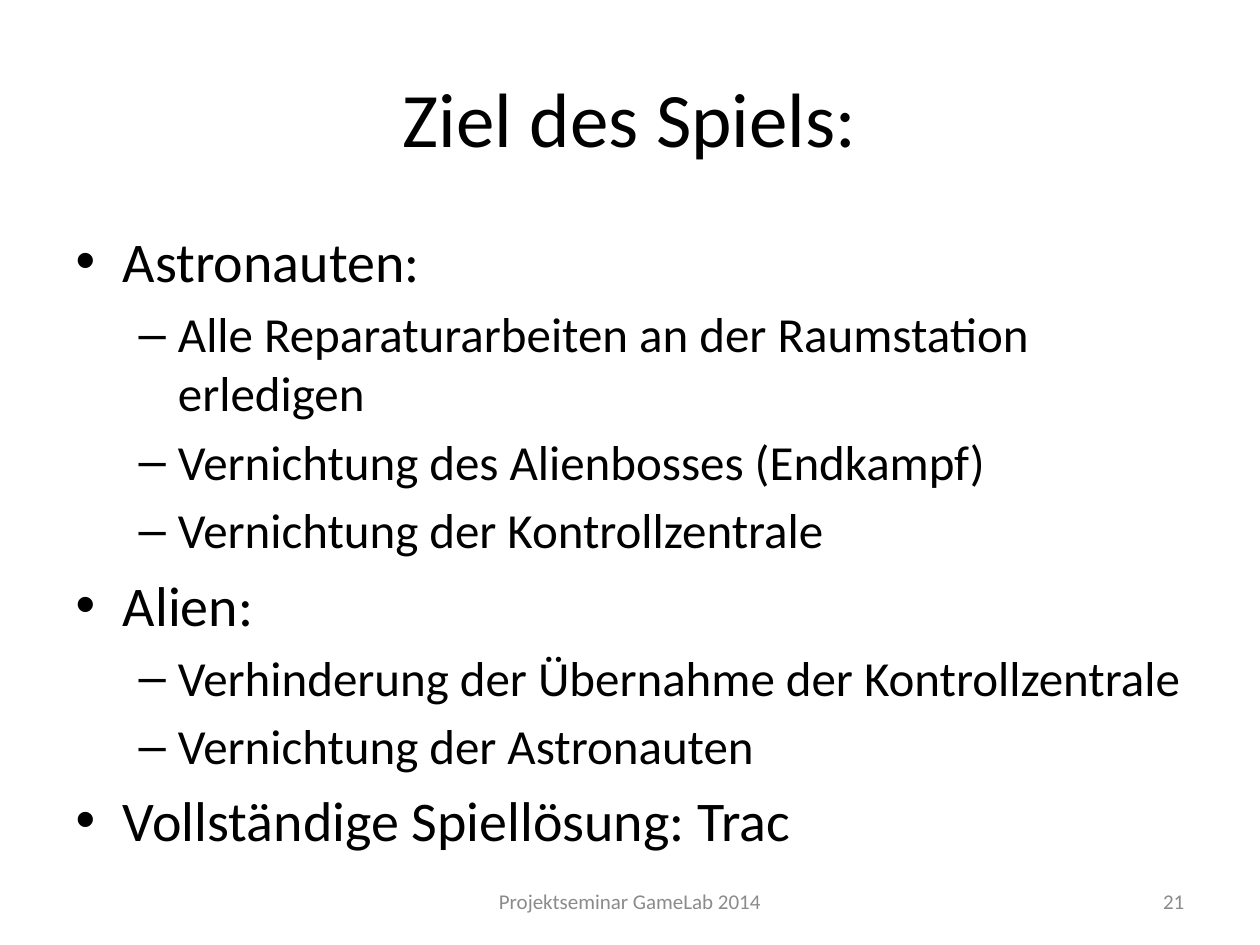
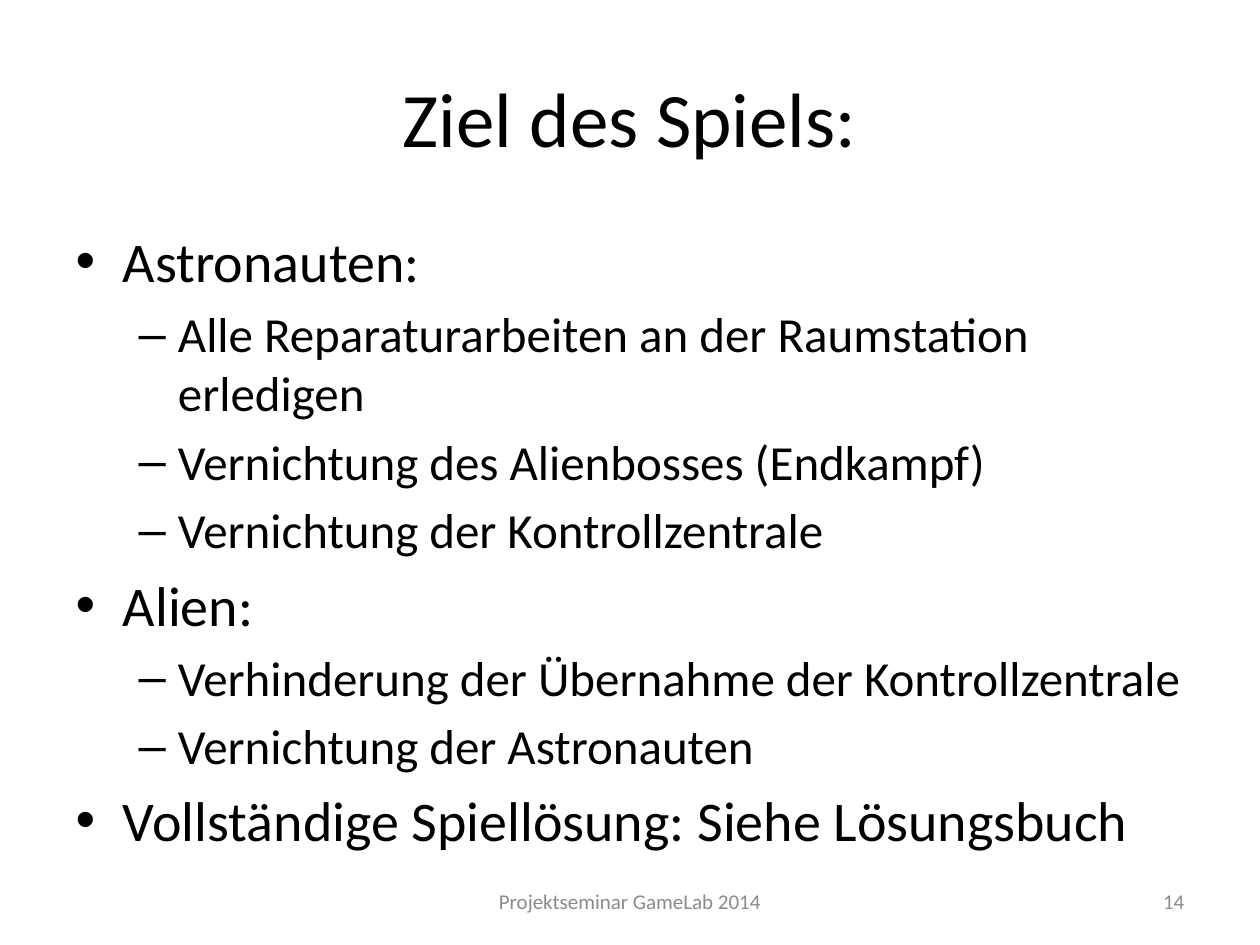
Before and after one commit to Instinctlol/gamelab2014, a slide deck: slide 14 of Abschlusspräsentation/SpielkonzeptFINAL.pptx (slide 21 before the commit). Drawn at 1260x945 pixels with LibreOffice and Linux fonts; fonts in the diff are those of the drawing; background and template pictures are left out. Boxes give left, top, right and bottom in pixels: in the first picture for what was removed or moved away, otherwise in the second. Text is boxed around its words. In the diff, an @@ line names an element or a change of style, - is before the commit and + after.

```diff
--- a/Abschlusspräsentation/SpielkonzeptFINAL.pptx
+++ b/Abschlusspräsentation/SpielkonzeptFINAL.pptx
@@ text at (123,802,1128,851): text changed @@
-• Vollständige Spiellösung: Trac
+• Vollständige Spiellösung: Siehe Lösungsbuch
@@ page number at (1163,895,1184,909): text changed @@
-21
+14
```
Also in this commit, not shown: 2 other slides changed.
